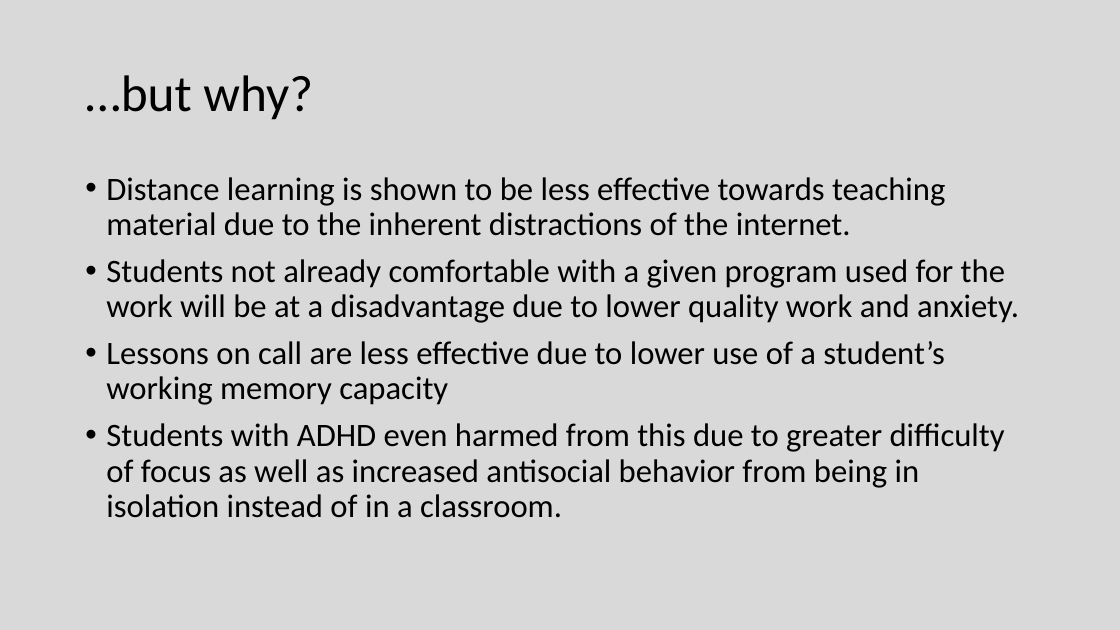
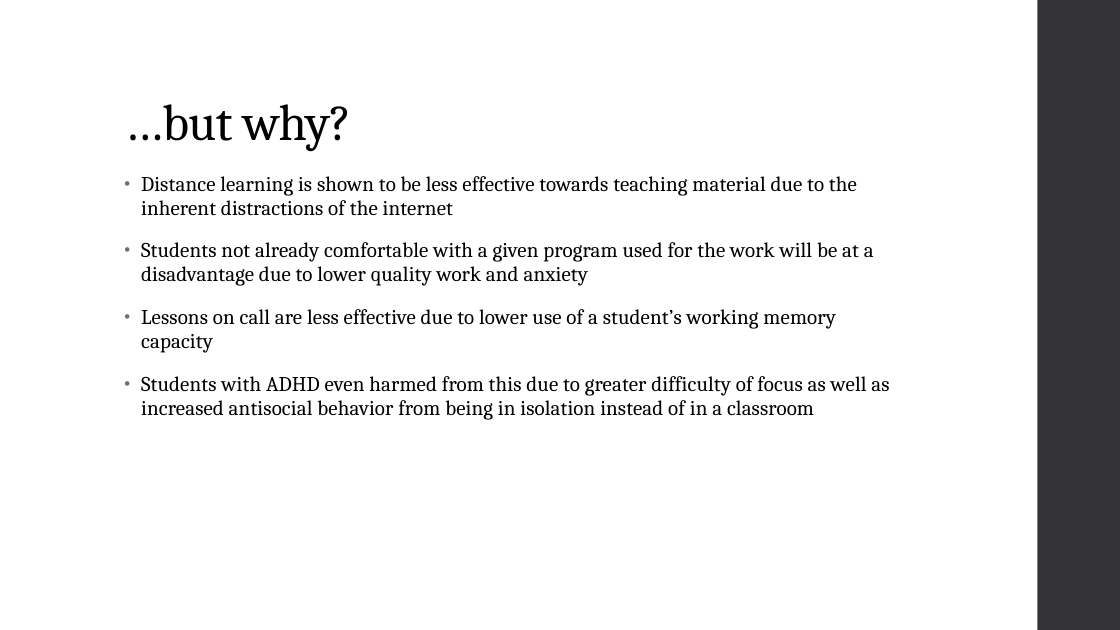
Before and after one commit to trickyok/College-Work, a slide deck: slide 3 of Spring 2022/Comp II/Writing Project 3/Online Learning.pptx. Drawn at 1120x630 pixels with LibreOffice and Linux fonts; fonts in the diff are those of the drawing. Boxes give left, top, right and bottom in pixels: in the first picture for what was removed or moved away, otherwise in the second. Text is boxed around its words. In the diff, an @@ line names an element or a change of style, - is before the commit and + after.

Commit message:
ss

```diff
--- a/Spring 2022/Comp II/Writing Project 3/Online Learning.pptx
+++ b/Spring 2022/Comp II/Writing Project 3/Online Learning.pptx
@@ background #D9D9D9 to #FFFFFF @@
@@ rectangle added at (1038, 0, 1120, 630), fill #353537 @@
@@ title "…but why?": place and size @@
-title "…but why?" at (85, 75, 313, 120)
+title "…but why?" at (124, 104, 352, 151)
@@ title "…but why?" at (124, 104, 352, 151): font Calibri to Cambria, letter spacing 0 to -0.5 pt; vertical alignment middle to bottom @@
@@ text "Distance learning is shown to ...": place and size @@
-text "Distance learning is shown to ..." at (106, 177, 1019, 518)
+text "Distance learning is shown to ..." at (141, 176, 889, 420)
@@ text at (141, 176, 874, 286): text changed; size 28 to 18 pt; font Calibri to Cambria @@
-• Distance learning is shown to be less effective towards teaching material due to the inherent distractions of the internet.
-• Students not already comfortable with a given program used for the work will be at a disadvantage due to lower quality work and anxiety.
+• Distance learning is shown to be less effective towards teaching material due to the inherent distractions of the internet
+• Students not already comfortable with a given program used for the work will be at a disadvantage due to lower quality work and anxiety
@@ text at (141, 309, 835, 353): size 28 to 18 pt, font Calibri to Cambria, letter spacing 0 to 0.1 pt in "Lessons on call are less effective due ..."; indent changed; line spacing 0.9 to 0.95; more space between paragraphs @@
@@ text at (141, 376, 889, 420): text changed; size 28 to 18 pt; font Calibri to Cambria @@
-• Students with ADHD even harmed from this due to greater difficulty of focus as well as increased antisocial behavior from being in isolation instead of in a classroom.
+• Students with ADHD even harmed from this due to greater difficulty of focus as well as increased antisocial behavior from being in isolation instead of in a classroom
```
Also in this commit, not shown: 4 other slides changed, 8 slides added, 7 slides removed.
